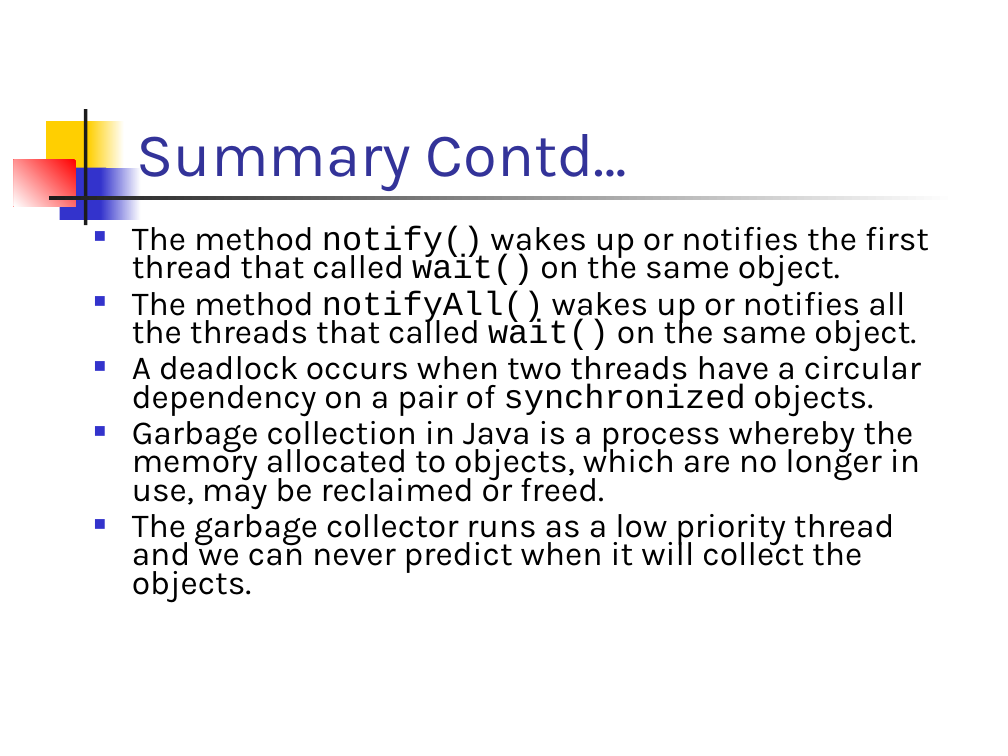
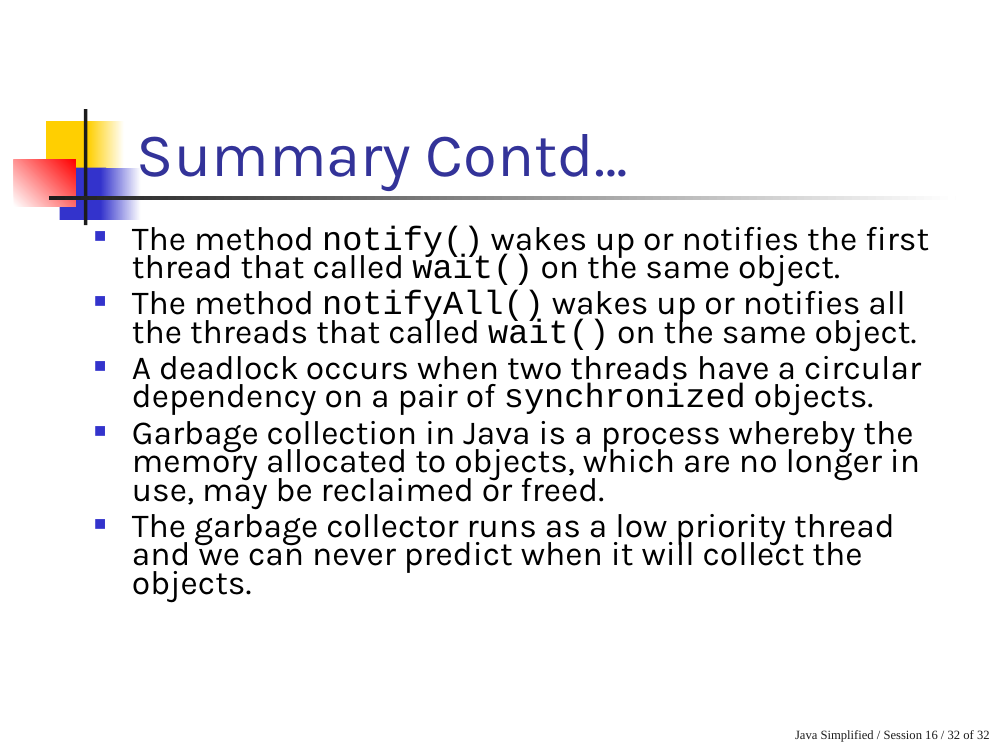
Before and after one commit to ntmanh2112/aptech-sem2-0907e, a slide deck: slide 32 of Lessions/GAJ/Slide/02. More on Thread.ppt. Drawn at 1008x756 pixels with LibreOffice and Linux fonts; fonts in the diff are those of the drawing. Boxes give left, top, right and bottom in pixels: in the first picture for what was removed or moved away, otherwise in the second. Text is boxed around its words. In the diff, an @@ line names an element or a change of style, - is before the commit and + after.

```diff
--- a/Lessions/GAJ/Slide/02. More on Thread.ppt
+++ b/Lessions/GAJ/Slide/02. More on Thread.ppt
@@ text "The method notify() wakes up ..." rewrapped from [132, 225, 929, 603] to [132, 219, 929, 602] @@
@@ text added at [795, 730, 990, 742], 9 pt, text #1C1C1C @@
+Java Simplified / Session 16 / 32 of 32
```
Also in this commit, not shown: 31 other slides changed, 3 other files.
